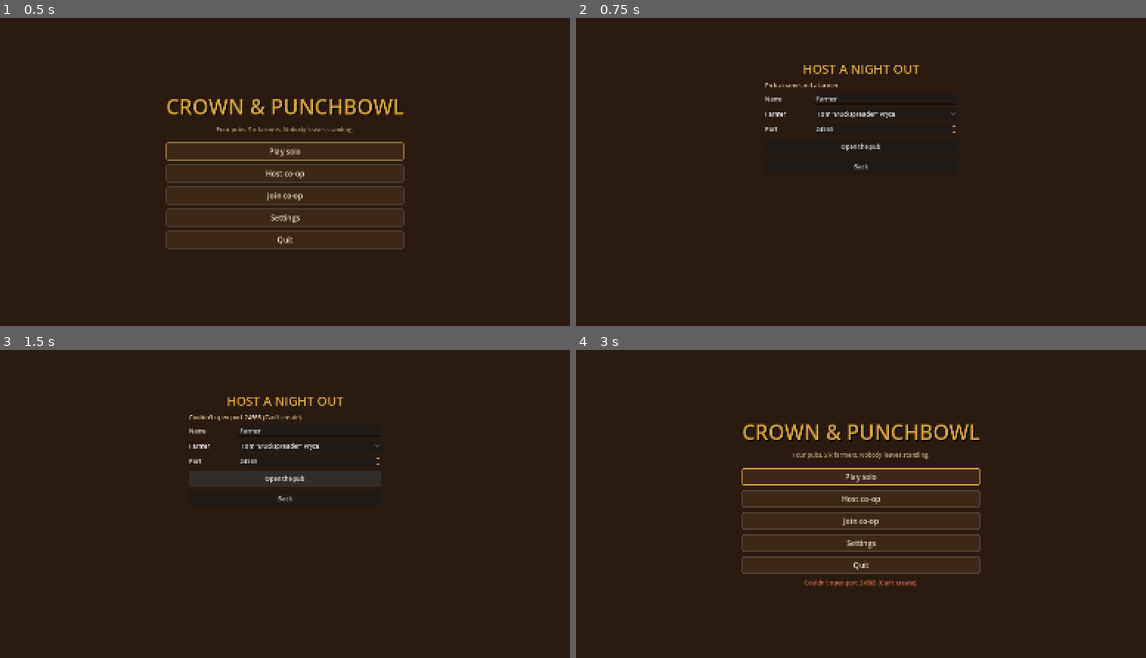
Above: before the commit, frames 1-4 (two rows, left to right).
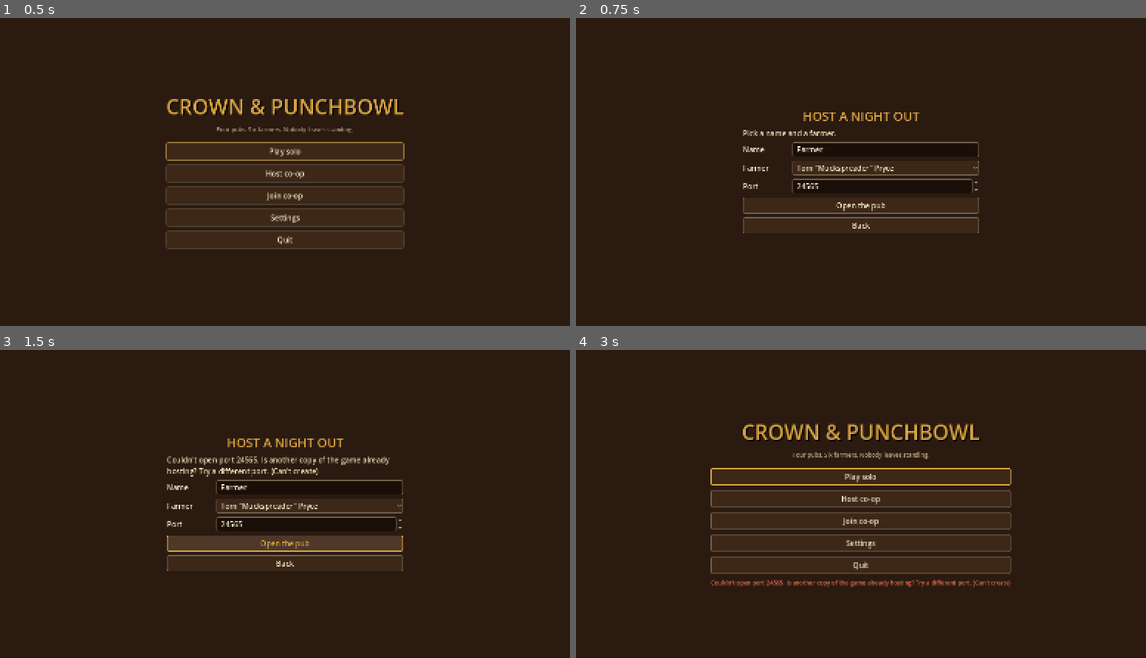
Above: after the commit, the same moments.

Repository: Beenster99/crownandpunchbowl
Game: Godot game, scene res://scenes/main/main_menu.tscn
Same seed, same stepped clock (60 frames per second), same inputs: the game is played once before the commit and once after it.
Inputs:
- Up to frame 1 (0.5 s): no input
- Up to frame 2 (0.75 s): click "Host co-op" at 0.5 s
- Up to frame 3 (1.5 s): click "Open the pub" at 1.25 s
- Up to frame 4 (3 s): click "Open the pub" at 2 s; click "Back" at 2.75 s

Frame 1 is identical in both runs. In frame 2, 3.9% of the frame differs, in the area x 29-71%, y 15-70%; in frame 3, 7.4%, in the area x 29-71%, y 15-72%; in frame 4, 2.1%.

Commit message:
Help players connect: show host addresses, open the router port, clearer join errors
- Lobby shows the host's internet, home-network and VPN addresses with copy buttons,
  whether the router port was opened, and a Windows Firewall reminder.
- PortOpener asks the router to forward the UDP port with UPnP on a thread and removes
  the mapping when the host leaves. Looks up the public address.
- Detects a shared internet address (carrier-grade NAT) and points to a VPN instead.
- Join no longer defaults to 127.0.0.1, accepts address:port, times out after 10s
  and explains the likely cause.
- New tests/net_address_test.gd; docs/NETWORKING.md updated.

Co-Authored-By: Claude Opus 5.5 <noreply@anthropic.com>
Claude-Session: https://claude.ai/code/session_01RduChsTkU5erc1QwXFC422

Diff:
--- a/scripts/autoload/net.gd
+++ b/scripts/autoload/net.gd
@@ -26,6 +26,8 @@
 signal server_disconnected()
 ## A player left mid-session. Emitted on every peer.
 signal player_dropped(peer_id: int, player_name: String)
+## Host: host_info changed (addresses found, router port opened or not).
+signal host_info_changed()
 ## Every peer is loading a pub. Emitted on every peer just before the scene changes.
 signal pub_loading(pub_index: int)
 ## Host only: every connected peer has loaded the current pub, so it is safe to spawn.
@@ -39,6 +41,8 @@
 ## Every node a MultiplayerSpawner creates joins this group (players, NPCs, items),
 ## so the host can despawn them cleanly before a pub change.
 const SPAWNED_GROUP := "net_spawned"
+## Seconds a join waits for the host before giving up with a useful message.
+const JOIN_TIMEOUT := 10.0
 
 ## peer_id -> {"name": String, "farmer": int, "ready": bool}
 var players := {}
@@ -47,7 +51,20 @@
 ## Human-readable reason for the last failure (rejected, lost host…), for menus to show.
 var last_error := ""
 
+## Host only: what to tell mates so they can join. Keys:
+##   port, lan (Array of home-network IPs), vpn (Tailscale/ZeroTier/Radmin IPs),
+##   public_ip ("" until known), upnp ("off" | "trying" | "open" | "failed"), upnp_error,
+##   router_ip (the router's own internet address from UPnP), cgnat (bool: the provider
+##   shares the public address, so only a VPN will work for internet play).
+var host_info := {}
+## Set false to skip UPnP and the public address lookup (tests, LAN parties).
+var use_upnp := true
+
 var _local_name := "Farmer"
+var _join_attempt := 0
+var _join_target := ""
+var _join_port := DEFAULT_PORT
+var _port_opener: PortOpener
 var _local_farmer := 0
 ## Host only: peers that have finished loading the current pub.
 var _loaded := {}
@@ -55,6 +72,10 @@
 
 
 func _ready() -> void:
+	_port_opener = PortOpener.new()
+	_port_opener.name = "PortOpener"
+	_port_opener.finished.connect(_on_port_opened)
+	add_child(_port_opener)
 	multiplayer.peer_connected.connect(_on_peer_connected)
 	multiplayer.peer_disconnected.connect(_on_peer_disconnected)
 	multiplayer.connected_to_server.connect(_on_connected_to_server)
@@ -76,25 +97,60 @@
 	var peer := ENetMultiplayerPeer.new()
 	var err := peer.create_server(port, MAX_PLAYERS)
 	if err != OK:
-		last_error = "Couldn't open port %d (%s)." % [port, error_string(err)]
+		last_error = ("Couldn't open port %d. Is another copy of the game already hosting? " +
+			"Try a different port. (%s)") % [port, error_string(err)]
 		return err
 	multiplayer.multiplayer_peer = peer
 	players = {1: _make_player(player_name, farmer, true)}
 	players_changed.emit()
+	_start_host_info(port)
 	return OK
 
 
+## `address` may include a port ("81.2.3.4:24566"), which then wins over `port`.
 func join(address: String, player_name: String, farmer: int, port := DEFAULT_PORT) -> Error:
 	_reset()
 	_local_name = player_name
 	_local_farmer = farmer
+	var target := NetAddress.parse(address, port)
+	if target.is_empty():
+		last_error = "That address doesn't look right. Type the host's address, like 81.2.3.4 or 81.2.3.4:%d." % DEFAULT_PORT
+		return ERR_INVALID_PARAMETER
 	var peer := ENetMultiplayerPeer.new()
-	var err := peer.create_client(address if address != "" else "127.0.0.1", port)
+	var err := peer.create_client(target[0], target[1])
 	if err != OK:
-		last_error = "Couldn't connect (%s)." % error_string(err)
+		last_error = "Couldn't find %s. Check the address. (%s)" % [target[0], error_string(err)]
 		return err
 	multiplayer.multiplayer_peer = peer
+	_join_target = "%s:%d" % target
+	_join_port = target[1]
+	_join_attempt += 1
+	var attempt := _join_attempt
+	get_tree().create_timer(JOIN_TIMEOUT).timeout.connect(_on_join_timeout.bind(attempt, target[0]))
 	return OK
+
+
+func _on_join_timeout(attempt: int, address: String) -> void:
+	if attempt != _join_attempt or players.has(local_id()) or not is_online():
+		return
+	last_error = join_failure_message(address)
+	leave()
+	connection_failed.emit()
+
+
+## What to tell a player whose join got no answer, based on the address they typed.
+func join_failure_message(address: String) -> String:
+	var msg := "No answer from %s after %d seconds. " % [_join_target, int(JOIN_TIMEOUT)]
+	if NetAddress.is_loopback(address):
+		return msg + "127.0.0.1 means this computer. Type the address shown in the host's lobby instead."
+	if NetAddress.is_private(address):
+		return msg + ("That's a home-network address, so it only works on the same Wi-Fi or network " +
+			"as the host. Over the internet, use the host's internet address. Also check the host " +
+			"allowed the game through Windows Firewall.")
+	return msg + ("Check the address and port match the host's lobby, that the host's lobby says " +
+		"the router port is open (or they forwarded UDP %d), and that Windows Firewall allowed " +
+		"the game on their PC. If the host's lobby warns about a shared internet address, use a " +
+		"VPN like Tailscale instead.") % _join_port
 
 
 func leave() -> void:
@@ -104,6 +160,10 @@
 	players.clear()
 	in_game = false
 	_loaded.clear()
+	_join_attempt += 1  # cancels any pending join timeout
+	if _port_opener:
+		_port_opener.close()
+	host_info = {}
 	players_changed.emit()
 
 
@@ -332,7 +392,7 @@
 
 
 func _on_connection_failed() -> void:
-	last_error = "Couldn't reach the host."
+	last_error = join_failure_message(_join_target.rsplit(":", true, 1)[0])
 	leave()
 	connection_failed.emit()
 
@@ -362,6 +422,60 @@
 	get_tree().change_scene_to_file(MENU_SCENE)
 
 
+# --- Host addresses and router port ------------------------------------------------
+
+func _start_host_info(port: int) -> void:
+	host_info = {
+		"port": port, "lan": NetAddress.lan_addresses(), "vpn": NetAddress.vpn_addresses(),
+		"public_ip": "", "upnp": "trying" if use_upnp else "off", "upnp_error": "",
+		"router_ip": "", "cgnat": false,
+	}
+	host_info_changed.emit()
+	if not use_upnp:
+		return
+	_port_opener.open(port)
+	_port_opener.fetch_public_ip(_on_public_ip)
+
+
+func _on_port_opened(result: Dictionary) -> void:
+	if host_info.is_empty():
+		return
+	host_info["upnp"] = "open" if result["ok"] else "failed"
+	host_info["upnp_error"] = result["error"]
+	host_info["router_ip"] = result["external_ip"]
+	_update_cgnat()
+
+
+func _on_public_ip(ip: String) -> void:
+	if host_info.is_empty():
+		return
+	host_info["public_ip"] = ip
+	_update_cgnat()
+
+
+## The router's internet address being private/shared, or not matching the address the
+## outside world sees, means the provider puts several customers behind one address
+## (carrier-grade NAT). Port opening can't help then; a VPN can.
+func _update_cgnat() -> void:
+	var router: String = host_info["router_ip"]
+	var public: String = host_info["public_ip"]
+	host_info["cgnat"] = router != "" and (NetAddress.is_private(router) or NetAddress.is_cgnat(router)
+		or (public != "" and NetAddress.is_ipv4(public) and router != public))
+	host_info_changed.emit()
+
+
+## The address mates should type to join over the internet ("" if unknown).
+func internet_address() -> String:
+	var ip: String = host_info.get("public_ip", "")
+	if ip == "":
+		ip = host_info.get("router_ip", "")
+	if ip == "" or NetAddress.is_private(ip):
+		return ""
+	var port: int = host_info.get("port", DEFAULT_PORT)
+	return ip if port == DEFAULT_PORT else "%s:%d" % [ip, port]
+
+
+
 # --- Helpers ----------------------------------------------------------------------
 
 func _reset() -> void:
--- a/scripts/net/lobby_screen.gd
+++ b/scripts/net/lobby_screen.gd
@@ -20,6 +20,11 @@
 var _player_list: ItemList
 var _ready_toggle: CheckButton
 var _start: Button
+var _join_button: Button
+var _host_panel: VBoxContainer
+var _host_lines: Label
+var _copy_internet: Button
+var _copy_lan: Button
 
 
 func _ready() -> void:
@@ -28,12 +33,19 @@
 	bg.set_anchors_preset(Control.PRESET_FULL_RECT)
 	add_child(bg)
 
+	theme = UiTheme.get_theme()
+	var scroll := ScrollContainer.new()
+	scroll.set_anchors_and_offsets_preset(Control.PRESET_FULL_RECT)
+	scroll.horizontal_scroll_mode = ScrollContainer.SCROLL_MODE_DISABLED
+	add_child(scroll)
+	var center := CenterContainer.new()
+	center.size_flags_horizontal = Control.SIZE_EXPAND_FILL
+	center.size_flags_vertical = Control.SIZE_EXPAND_FILL
+	scroll.add_child(center)
 	var root := VBoxContainer.new()
-	root.set_anchors_preset(Control.PRESET_CENTER)
-	root.custom_minimum_size = Vector2(520, 0)
-	root.position = Vector2(-260, -300)
+	root.custom_minimum_size = Vector2(640, 0)
 	root.add_theme_constant_override("separation", 10)
-	add_child(root)
+	center.add_child(root)
 
 	var title := Label.new()
 	title.text = "HOST A NIGHT OUT" if mode == "host" else "JOIN YOUR MATES"
@@ -67,8 +79,8 @@
 	_connect_box.add_theme_constant_override("separation", 10)
 	root.add_child(_connect_box)
 	_address_edit = LineEdit.new()
-	_address_edit.placeholder_text = "Host IP address (e.g. 192.168.1.20)"
-	_address_edit.text = "127.0.0.1"
+	_address_edit.placeholder_text = "Address from the host's lobby, e.g. 81.2.3.4"
+	_address_edit.text_submitted.connect(func(_t: String): _on_connect())
 	if mode == "join":
 		_connect_box.add_child(_row("Address", _address_edit))
 	_port_edit = SpinBox.new()
@@ -76,14 +88,15 @@
 	_port_edit.max_value = 65535
 	_port_edit.value = Net.DEFAULT_PORT
 	_connect_box.add_child(_row("Port", _port_edit))
-	var go := _button(_connect_box, "Open the pub" if mode == "host" else "Join")
-	go.pressed.connect(_on_connect)
+	_join_button = _button(_connect_box, "Open the pub" if mode == "host" else "Join")
+	_join_button.pressed.connect(_on_connect)
 
 	# After connecting.
 	_lobby_box = VBoxContainer.new()
 	_lobby_box.add_theme_constant_override("separation", 10)
 	_lobby_box.visible = false
 	root.add_child(_lobby_box)
+	_build_host_panel()
 	_pub = OptionButton.new()
 	for p in GameData.PUBS:
 		_pub.add_item("%s (%s)" % [p["name"], p["era"]])
@@ -110,6 +123,7 @@
 	Net.lobby_settings_changed.connect(_refresh)
 	Net.joined_lobby.connect(_on_joined)
 	Net.connection_failed.connect(_on_failed)
+	Net.host_info_changed.connect(_refresh_host_info)
 	_status.text = "Pick a name and a farmer."
 
 
@@ -119,12 +133,13 @@
 	if mode == "host":
 		err = Net.host(_name_edit.text, _farmer.selected, port)
 		if err == OK:
-			_status.text = "Pub's open on port %d. Mates join with your IP address. You'll need to forward UDP port %d to play over the internet." % [port, port]
+			_status.text = "The pub's open. Give your mates one of the addresses below."
 			_show_lobby()
 	else:
-		err = Net.join(_address_edit.text.strip_edges(), _name_edit.text, _farmer.selected, port)
+		err = Net.join(_address_edit.text, _name_edit.text, _farmer.selected, port)
 		if err == OK:
-			_status.text = "Knocking on the door…"
+			_status.text = "Knocking on the door… (giving up after %d seconds)" % int(Net.JOIN_TIMEOUT)
+			_join_button.disabled = true
 	if err != OK:
 		_status.text = Net.last_error
 
@@ -136,6 +151,7 @@
 
 func _on_failed() -> void:
 	_status.text = Net.last_error
+	_join_button.disabled = false
 	_connect_box.visible = true
 	_lobby_box.visible = false
 
@@ -144,6 +160,7 @@
 	_connect_box.visible = false
 	_lobby_box.visible = true
 	_refresh()
+	_refresh_host_info()
 
 
 func _refresh() -> void:
@@ -187,3 +204,74 @@
 	b.custom_minimum_size.y = 44
 	parent.add_child(b)
 	return b
+
+
+# --- Host addresses -------------------------------------------------------------
+
+func _build_host_panel() -> void:
+	_host_panel = VBoxContainer.new()
+	_host_panel.add_theme_constant_override("separation", 6)
+	_host_panel.visible = false
+	_lobby_box.add_child(_host_panel)
+	_lobby_box.move_child(_host_panel, 0)
+	_host_lines = Label.new()
+	_host_lines.autowrap_mode = TextServer.AUTOWRAP_WORD
+	_host_panel.add_child(_host_lines)
+	var row := HBoxContainer.new()
+	row.add_theme_constant_override("separation", 8)
+	_host_panel.add_child(row)
+	_copy_internet = _button(row, "Copy internet address")
+	_copy_internet.pressed.connect(func(): _copy(Net.internet_address()))
+	_copy_lan = _button(row, "Copy home-network address")
+	_copy_lan.pressed.connect(func():
+		var lan: Array = Net.host_info.get("lan", [])
+		if not lan.is_empty():
+			_copy(_with_port(lan[0])))
+
+
+func _refresh_host_info() -> void:
+	if not is_inside_tree() or _host_panel == null:
+		return
+	var info := Net.host_info
+	_host_panel.visible = Net.is_host() and not info.is_empty()
+	if info.is_empty():
+		return
+	var port: int = info["port"]
+	var lines: Array[String] = []
+	var internet := Net.internet_address()
+	match info["upnp"]:
+		"trying":
+			lines.append("Over the internet: %s  (asking your router to open port %d…)" %
+				[internet if internet != "" else "looking up…", port])
+		"open":
+			lines.append("Over the internet: %s  (your router opened port %d automatically)" %
+				[internet if internet != "" else "unknown", port])
+		_:
+			lines.append("Over the internet: %s" % (internet if internet != "" else "unknown"))
+			if info["upnp_error"] != "":
+				lines.append("   %s To play over the internet, forward UDP port %d to %s in your router settings, or use a free VPN like Tailscale." %
+					[info["upnp_error"], port, info["lan"][0] if not info["lan"].is_empty() else "this PC"])
+	if info["cgnat"]:
+		lines.append("   Warning: your internet provider shares your internet address with other customers, so mates can't reach you over the internet directly. Use a free VPN like Tailscale instead: you and your mates install it, sign in to the same network, and join on your Tailscale address.")
+	var lan: Array = info["lan"]
+	if not lan.is_empty():
+		lines.append("Same Wi-Fi or home network: %s" % ", ".join(lan.map(_with_port)))
+	var vpn: Array = info["vpn"]
+	if not vpn.is_empty():
+		lines.append("VPN (Tailscale, ZeroTier, Radmin): %s" % ", ".join(vpn.map(_with_port)))
+	lines.append("If Windows asks whether to allow the game through the firewall, tick both boxes and press Allow.")
+	_host_lines.text = "\n".join(lines)
+	_copy_internet.disabled = internet == ""
+	_copy_lan.disabled = lan.is_empty()
+
+
+func _with_port(ip: String) -> String:
+	var port: int = Net.host_info.get("port", Net.DEFAULT_PORT)
+	return ip if port == Net.DEFAULT_PORT else "%s:%d" % [ip, port]
+
+
+func _copy(text: String) -> void:
+	if text == "":
+		return
+	DisplayServer.clipboard_set(text)
+	_status.text = "Copied %s. Send it to your mates." % text
--- /dev/null
+++ b/scripts/net/net_address.gd
@@ -0,0 +1,80 @@
+class_name NetAddress
+extends RefCounted
+## Address helpers for the lobby: which of this PC's addresses to show a host's mates,
+## and parsing what a joining player types ("1.2.3.4", "1.2.3.4:24566", "host.name").
+
+
+## This PC's IPv4 addresses on home/office networks (192.168.x, 10.x, 172.16-31.x).
+static func lan_addresses() -> Array[String]:
+	var out: Array[String] = []
+	for ip in IP.get_local_addresses():
+		if is_ipv4(ip) and is_private(ip) and not out.has(ip):
+			out.append(ip)
+	out.sort()
+	return out
+
+
+## Addresses from VPNs like Tailscale or ZeroTier/Radmin that use the 100.64.0.0/10 or
+## 25.x ranges. Mates on the same VPN can join on these with no router setup.
+static func vpn_addresses() -> Array[String]:
+	var out: Array[String] = []
+	for ip in IP.get_local_addresses():
+		if is_ipv4(ip) and (is_cgnat(ip) or ip.begins_with("25.")) and not out.has(ip):
+			out.append(ip)
+	out.sort()
+	return out
+
+
+static func is_ipv4(ip: String) -> bool:
+	return ip.is_valid_ip_address() and ip.count(".") == 3 and not ":" in ip
+
+
+static func _octets(ip: String) -> PackedInt32Array:
+	var o := PackedInt32Array()
+	for part in ip.split("."):
+		o.append(int(part))
+	return o
+
+
+## Private (RFC 1918) address: reachable only inside the same network.
+static func is_private(ip: String) -> bool:
+	if not is_ipv4(ip):
+		return false
+	var o := _octets(ip)
+	return o[0] == 10 or (o[0] == 172 and o[1] >= 16 and o[1] <= 31) or (o[0] == 192 and o[1] == 168)
+
+
+## Carrier-grade NAT range (100.64.0.0/10). If a router's "internet" address is in here,
+## the internet provider shares one public address between customers and port opening
+## can't work. Tailscale also hands out addresses in this range.
+static func is_cgnat(ip: String) -> bool:
+	if not is_ipv4(ip):
+		return false
+	var o := _octets(ip)
+	return o[0] == 100 and o[1] >= 64 and o[1] <= 127
+
+
+static func is_loopback(ip: String) -> bool:
+	return ip.begins_with("127.") or ip == "::1" or ip.to_lower() == "localhost"
+
+
+## Splits "address[:port]" into [address, port]. Returns [] if it can't be used.
+static func parse(text: String, default_port: int) -> Array:
+	var t := text.strip_edges().replace(" ", "")
+	if t == "":
+		return []
+	var host := t
+	var port := default_port
+	# Allow "1.2.3.4:5000" and "name:5000" but leave bare IPv6 alone.
+	if t.count(":") == 1:
+		var parts := t.split(":")
+		host = parts[0]
+		if not parts[1].is_valid_int():
+			return []
+		port = int(parts[1])
+	elif t.begins_with("[") and "]:" in t:
+		host = t.substr(1, t.find("]") - 1)
+		port = int(t.substr(t.find("]:") + 2))
+	if host == "" or port < 1 or port > 65535:
+		return []
+	return [host, port]
--- /dev/null
+++ b/scripts/net/port_opener.gd
@@ -0,0 +1,101 @@
+class_name PortOpener
+extends Node
+## Asks the router to open the game's UDP port (UPnP) and looks up the public address,
+## so a host's mates can join over the internet without the host editing router settings.
+## UPnP discovery blocks for a couple of seconds, so it runs on a thread.
+## Net owns one of these; the lobby reads Net.host_info.
+
+signal finished(result: Dictionary)
+
+const DESCRIPTION := "Crown and Punchbowl"
+const DISCOVER_TIMEOUT_MS := 2500
+const PUBLIC_IP_URL := "https://api.ipify.org"
+
+var _thread: Thread
+var _upnp: UPNP
+var _port := 0
+var _mapped := false
+var _close_when_done := false
+
+
+## Starts opening `port`. Emits finished({"ok", "external_ip", "error"}) on the main thread.
+func open(port: int) -> void:
+	close()
+	_port = port
+	_close_when_done = false
+	_thread = Thread.new()
+	_thread.start(_open_threaded.bind(port))
+
+
+## Removes the mapping (or arranges for it to be removed if opening is still running).
+func close() -> void:
+	if _thread and _thread.is_started():
+		_close_when_done = true
+		return
+	if _mapped and _upnp:
+		_upnp.delete_port_mapping(_port, "UDP")
+	_mapped = false
+
+
+func is_busy() -> bool:
+	return _thread != null and _thread.is_started()
+
+
+func _open_threaded(port: int) -> Array:
+	var result := {"ok": false, "external_ip": "", "error": ""}
+	var upnp := UPNP.new()
+	var err := upnp.discover(DISCOVER_TIMEOUT_MS, 2, "InternetGatewayDevice")
+	if err != UPNP.UPNP_RESULT_SUCCESS:
+		result["error"] = "Your router didn't answer an automatic port request (UPnP is off or not supported)."
+	elif upnp.get_gateway() == null or not upnp.get_gateway().is_valid_gateway():
+		result["error"] = "No router that supports automatic port opening was found."
+	else:
+		result["external_ip"] = upnp.query_external_address()
+		var map_err := upnp.add_port_mapping(port, port, DESCRIPTION, "UDP", 0)
+		if map_err != UPNP.UPNP_RESULT_SUCCESS:
+			# Some routers refuse permanent leases; try a long timed one instead.
+			map_err = upnp.add_port_mapping(port, port, DESCRIPTION, "UDP", 4 * 3600)
+		if map_err == UPNP.UPNP_RESULT_SUCCESS:
+			result["ok"] = true
+		else:
+			result["error"] = "Your router refused to open port %d automatically (UPnP error %d)." % [port, map_err]
+	_finish.call_deferred()
+	return [upnp, result]
+
+
+func _finish() -> void:
+	if _thread == null:
+		return
+	var out: Array = _thread.wait_to_finish()
+	_thread = null
+	_upnp = out[0]
+	var result: Dictionary = out[1]
+	_mapped = result["ok"]
+	if _close_when_done:
+		close()
+		return
+	finished.emit(result)
+
+
+## Looks up this connection's public address. Calls back with "" on failure.
+func fetch_public_ip(callback: Callable) -> void:
+	var req := HTTPRequest.new()
+	req.timeout = 6.0
+	add_child(req)
+	req.request_completed.connect(func(res: int, code: int, _h: PackedStringArray, body: PackedByteArray):
+		var ip := body.get_string_from_utf8().strip_edges()
+		req.queue_free()
+		callback.call(ip if res == HTTPRequest.RESULT_SUCCESS and code == 200 and ip.is_valid_ip_address() else ""))
+	if req.request(PUBLIC_IP_URL) != OK:
+		req.queue_free()
+		callback.call("")
+
+
+func _exit_tree() -> void:
+	if _thread and _thread.is_started():
+		var out: Array = _thread.wait_to_finish()
+		_thread = null
+		_upnp = out[0]
+		_mapped = out[1]["ok"]
+	_close_when_done = false
+	close()
--- /dev/null
+++ b/tests/net_address_test.gd
@@ -0,0 +1,55 @@
+extends SceneTree
+## Headless checks for joining problems: address parsing, private/shared address
+## detection, a join to nowhere timing out with a helpful message, and hosting
+## filling in host_info (addresses, router port attempt) without hanging.
+## Run: godot --headless --path . --script res://tests/net_address_test.gd
+
+var _fails := 0
+
+
+func _initialize() -> void:
+	await process_frame
+	var NA: GDScript = load("res://scripts/net/net_address.gd")  # class names compile before autoloads
+	_check(NA.parse("81.2.3.4", 24565) == ["81.2.3.4", 24565], "plain ip")
+	_check(NA.parse(" 81.2.3.4:24600 ", 24565) == ["81.2.3.4", 24600], "ip:port")
+	_check(NA.parse("pub.example.com:7000", 24565) == ["pub.example.com", 7000], "name:port")
+	_check(NA.parse("[::1]:7000", 24565) == ["::1", 7000], "[ipv6]:port")
+	_check(NA.parse("", 24565).is_empty(), "empty rejected")
+	_check(NA.parse("1.2.3.4:abc", 24565).is_empty(), "bad port rejected")
+	_check(NA.is_private("192.168.1.20") and NA.is_private("10.0.0.5") and NA.is_private("172.20.1.1"), "private")
+	_check(not NA.is_private("81.2.3.4") and not NA.is_private("172.32.0.1"), "public")
+	_check(NA.is_cgnat("100.70.1.2") and not NA.is_cgnat("100.200.1.2"), "cgnat range")
+
+	var net := root.get_node("Net")
+	_check(net.join("", "A", 0) != OK, "empty join refused")
+	_check("doesn't look right" in net.last_error, "empty join message")
+
+	# Nothing listens here, so the join must give up on its own with advice.
+	var failed := [false]
+	net.connection_failed.connect(func(): failed[0] = true)
+	var start := Time.get_ticks_msec()
+	_check(net.join("127.0.0.1:24611", "A", 0) == OK, "join starts")
+	while not failed[0] and Time.get_ticks_msec() - start < 40000:
+		await process_frame
+	var secs := (Time.get_ticks_msec() - start) / 1000.0
+	_check(failed[0], "join to nowhere failed")
+	_check(secs < net.JOIN_TIMEOUT + 2.0, "join gave up within the timeout (%.1fs)" % secs)
+	_check("127.0.0.1 means this computer" in net.last_error, "loopback advice: " + net.last_error)
+
+	_check(net.host("H", 0, 24612) == OK, "host")
+	_check(net.host_info.get("port") == 24612 and net.host_info.has("lan"), "host_info filled")
+	start = Time.get_ticks_msec()
+	while net.host_info.get("upnp") == "trying" and Time.get_ticks_msec() - start < 20000:
+		await process_frame
+	_check(net.host_info.get("upnp") in ["open", "failed"], "router attempt finished: %s" % net.host_info.get("upnp"))
+	net.leave()
+	_check(net.host_info.is_empty(), "host_info cleared on leave")
+
+	print("NET ADDRESS %s" % ("OK" if _fails == 0 else "FAILED (%d)" % _fails))
+	quit(0 if _fails == 0 else 1)
+
+
+func _check(ok: bool, what: String) -> void:
+	if not ok:
+		_fails += 1
+		push_error("FAIL: " + what)
Not shown, added: scripts/net/net_address.gd.uid
Not shown, added: scripts/net/port_opener.gd.uid
Not shown, added: tests/net_address_test.gd.uid
